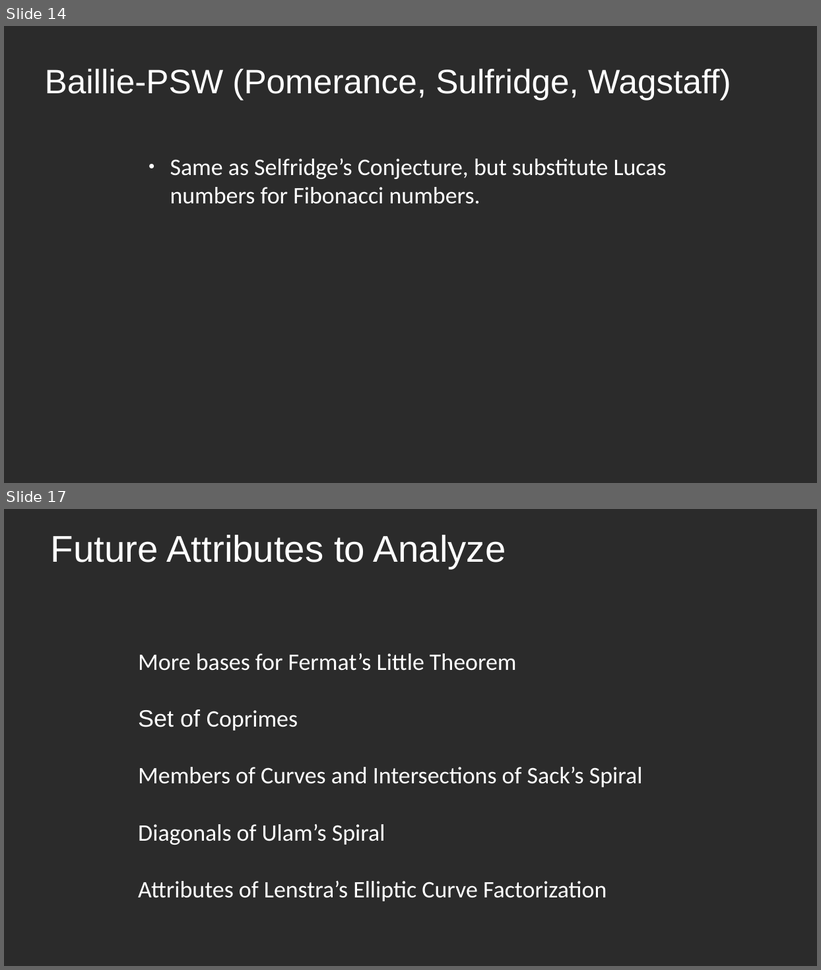
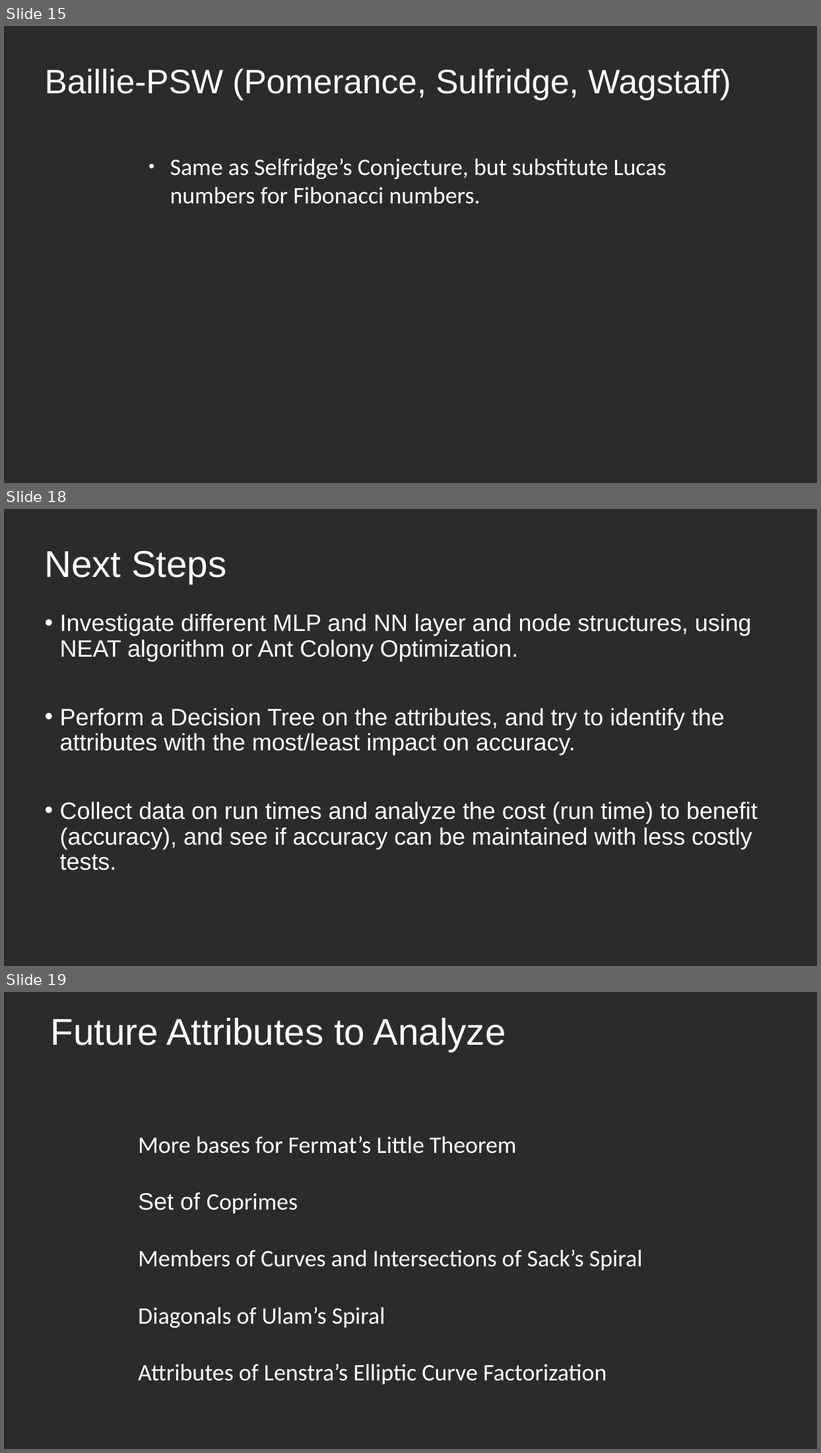
Before and after one commit to rohansaha/CSC-635-Data-Mining-, a slide deck: Classifying natural numbers.pptx. Shown one above the other, each under a label of ours: slides 14 and 17 before the commit, slides 15, 18 and 19 after it; the slides between them are not shown. The pictures are 821x970 and 821x1453 pixels, drawn with LibreOffice and Linux fonts; fonts in the diff are those of the drawing; background and template pictures are left out; a plain dark background stands for a picture behind light text. Boxes give left, top, right and bottom in pixels: in the first picture for what was removed or moved away, otherwise in the second. Text is boxed around its words. In the diff, an @@ line names an element or a change of style, - is before the commit and + after.

```diff
--- a/Classifying natural numbers.pptx
+++ b/Classifying natural numbers.pptx
@@ slide 18 added at (4,509,817,966), background picture (left out) @@
@@ title added at (45,551,226,584), 44 pt, text #FFFFFF @@
+Next Steps
@@ text added at (60,614,758,871), 28 pt, text #FFFFFF @@
+• Investigate different MLP and NN layer and node structures, using NEAT algorithm or Ant Colony Optimization.
+• Perform a Decision Tree on the attributes, and try to identify the attributes with the most/least impact on accuracy.
+• Collect data on run times and analyze the cost (run time) to benefit (accuracy), and see if accuracy can be maintained with less costly tests.
@@ what was slide 14 is now slide 15 @@
@@ what was slide 17 is now slide 19 @@
```
Also in this commit, not shown: 4 slides changed, 3 other slides added, 1 slide removed.
